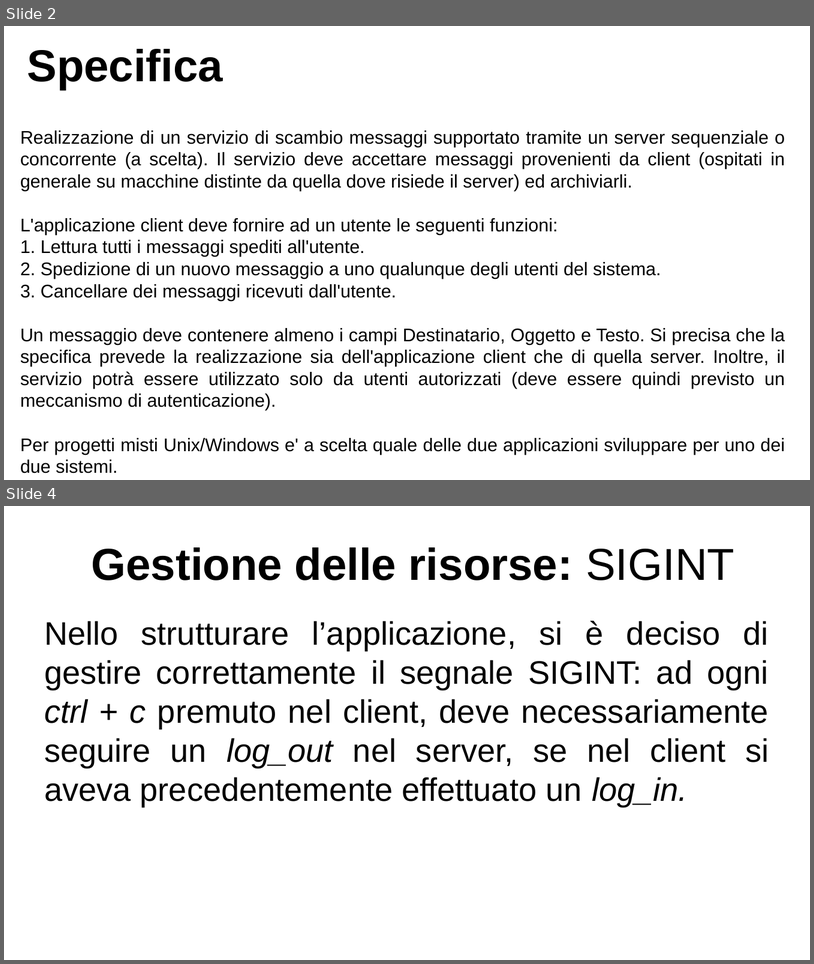
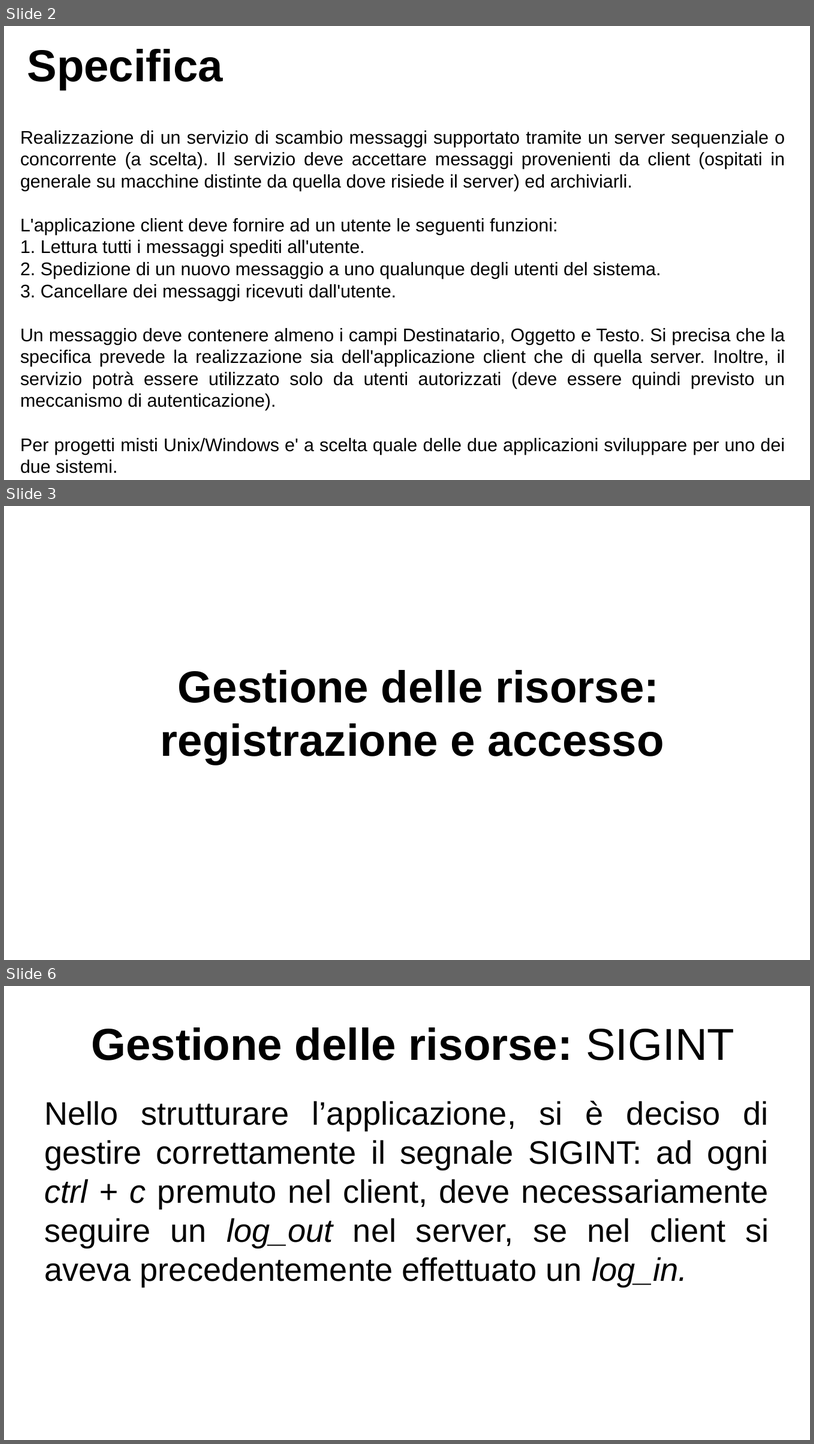
Before and after one commit to lucaMastro/progetto_SO, a slide deck: presentazione_progetto_SO.odp. Shown one above the other, each under a label of ours: slides 2 and 4 before the commit, slides 2, 3 and 6 after it; the slides between them are not shown. The pictures are 814x964 and 814x1444 pixels, drawn with LibreOffice and Linux fonts; fonts in the diff are those of the drawing. Boxes give left, top, right and bottom in pixels: in the first picture for what was removed or moved away, otherwise in the second. Text is boxed around its words. In the diff, an @@ line names an element or a change of style, - is before the commit and + after.

```diff
--- a/presentazione_progetto_SO.odp
+++ b/presentazione_progetto_SO.odp
@@ slide 3 added at (x1=4, y1=506, x2=810, y2=960), background #FFFFFF @@
@@ title added at (x1=161, y1=670, x2=665, y2=765), 44 pt, text #000000, bold @@
+Gestione delle risorse: registrazione e accesso
@@ what was slide 4 is now slide 6 @@
```
Also in this commit, not shown: 9 slides changed, 10 other slides added, 1 slide removed.
